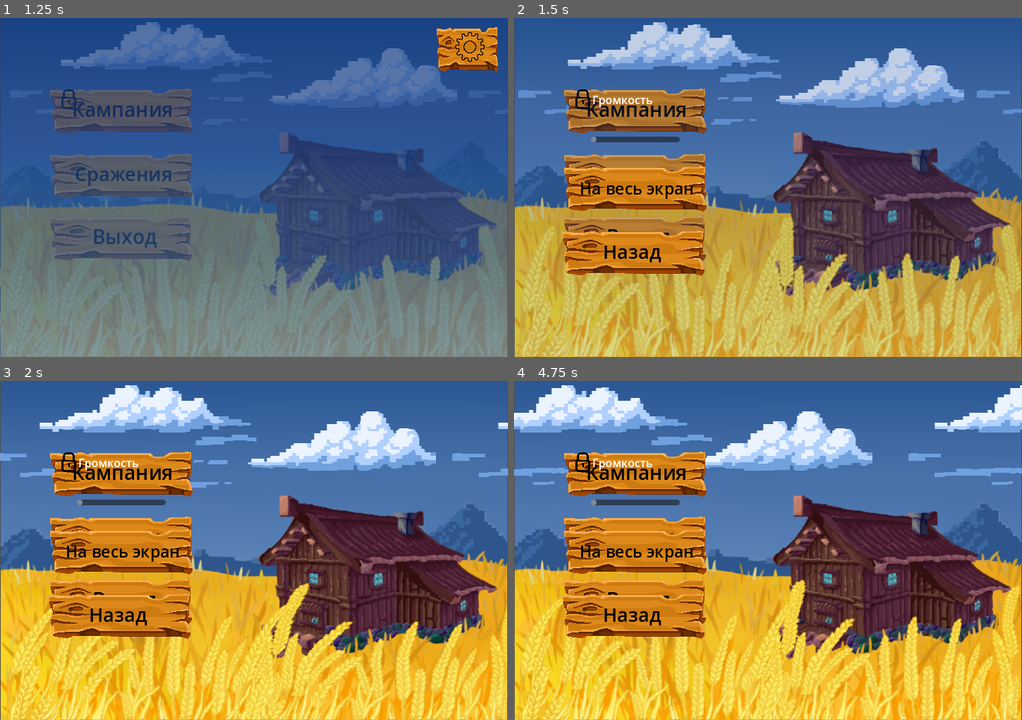
Above: before the commit, frames 1-4 (two rows, left to right).
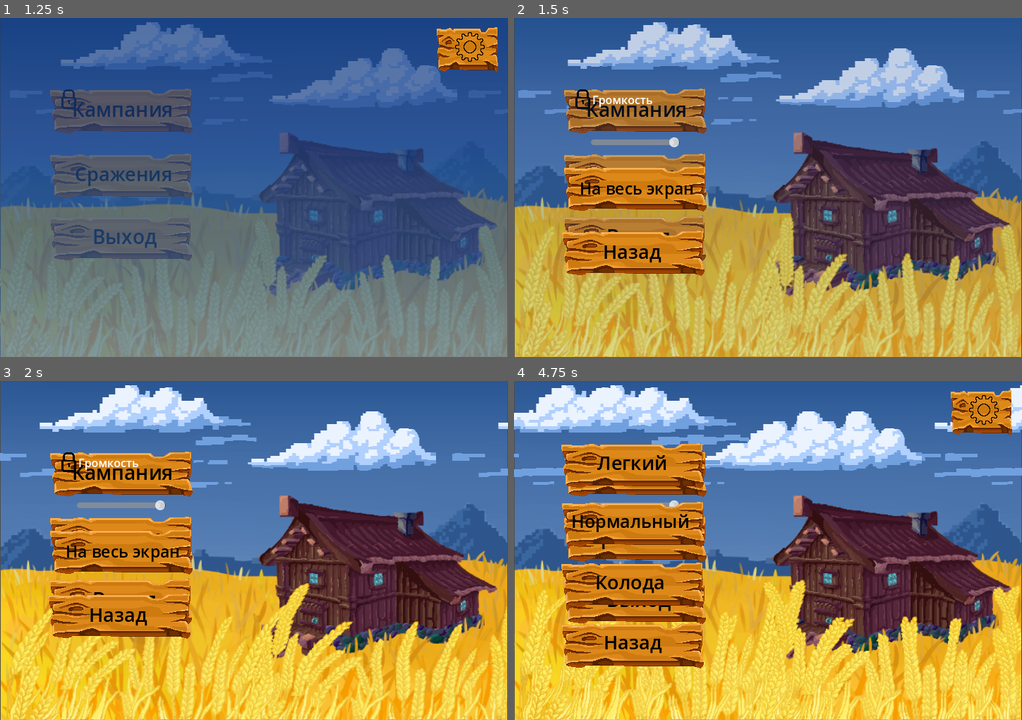
Above: after the commit, the same moments.

Repository: m-andreevskii/K-Cards
Game: Godot game, scene res://KCards/scenes/welcome_window.tscn
The game is run twice, just before and just after one commit, with the same random seed, the same clock (stepped at 60 frames per second) and the same inputs.
Inputs (mouse positions are in pixels of both pictures, inside the frame that each line leads up to):
- Up to frame 1 (1.25 s): click "Play" at 0.5 s
- Up to frame 2 (1.5 s): click (981, 48) at 1.25 s
- Up to frame 3 (2 s): no input
- Up to frame 4 (4.75 s): click "На весь экран" at 2 s; click "Назад" at 2.75 s; click "Сражения" at 3.5 s; click (635, 550) at 4.25 s, where only the run after the commit has a clickable "С компьютером"

Frame 1 is identical in both runs. In frame 2, 0.4% of the frame differs, in the area x 15-33%, y 35-39%; in frame 3, 0.4%; in frame 4, 27%, in the area x 0-100%, y 1-100%.

Commit message:
Add changing the volume of music

Diff:
--- a/KCards/scenes/menu/settings_menu.tscn
+++ b/KCards/scenes/menu/settings_menu.tscn
@@ -1,18 +1,22 @@
-[gd_scene load_steps=5 format=3 uid="uid://depxiqhix7hn2"]
+[gd_scene load_steps=6 format=3 uid="uid://depxiqhix7hn2"]
 
+[ext_resource type="Script" path="res://KCards/scenes/menu/settings_volume.gd" id="1_4tlfu"]
 [ext_resource type="Texture2D" uid="uid://dap7i3bphd2hu" path="res://KCards/images/bg_buttons_picture/unlock_button.png" id="1_8o7qf"]
 [ext_resource type="Script" path="res://KCards/scenes/menu/settings_menu.gd" id="1_kio4i"]
 [ext_resource type="Texture2D" uid="uid://kam5g042pbtj" path="res://KCards/images/bg_buttons_picture/k-temn.png" id="2_gm0nc"]
 [ext_resource type="Texture2D" uid="uid://dkqp1aemjln4s" path="res://KCards/images/bg_buttons_picture/lock_button.png" id="3_yq3fg"]
 
 [node name="settings_menu" type="Node2D"]
-script = ExtResource("1_kio4i")
 
-[node name="SoundScrollBar" type="HScrollBar" parent="."]
+[node name="SoundScrollBar" type="HSlider" parent="."]
 offset_left = 109.0
 offset_top = 168.0
 offset_right = 235.0
 offset_bottom = 176.0
+max_value = 1.0
+step = 0.001
+script = ExtResource("1_4tlfu")
+bus_name = "Master"
 
 [node name="Label" type="Label" parent="SoundScrollBar"]
 layout_mode = 0
@@ -22,7 +26,10 @@
 offset_bottom = -38.0
 text = "Громкость"
 
-[node name="FullScreenButton" type="TextureButton" parent="."]
+[node name="Buttons" type="Node2D" parent="."]
+script = ExtResource("1_kio4i")
+
+[node name="FullScreenButton" type="TextureButton" parent="Buttons"]
 offset_left = 67.0
 offset_top = 207.0
 offset_right = 277.0
@@ -31,7 +38,7 @@
 texture_pressed = ExtResource("2_gm0nc")
 texture_disabled = ExtResource("3_yq3fg")
 
-[node name="Label" type="Label" parent="FullScreenButton"]
+[node name="Label" type="Label" parent="Buttons/FullScreenButton"]
 layout_mode = 0
 offset_left = 14.0
 offset_top = 18.0
@@ -42,7 +49,7 @@
 text = "На весь экран"
 horizontal_alignment = 1
 
-[node name="BackButton" type="TextureButton" parent="."]
+[node name="BackButton" type="TextureButton" parent="Buttons"]
 offset_left = 64.0
 offset_top = 298.0
 offset_right = 274.0
@@ -51,7 +58,7 @@
 texture_pressed = ExtResource("2_gm0nc")
 texture_disabled = ExtResource("3_yq3fg")
 
-[node name="Label" type="Label" parent="BackButton"]
+[node name="Label" type="Label" parent="Buttons/BackButton"]
 layout_mode = 0
 offset_left = 36.0
 offset_top = 14.0
@@ -62,4 +69,6 @@
 text = "Назад"
 horizontal_alignment = 1
 
-[connection signal="pressed" from="FullScreenButton" to="." method="_on_fullscreen_button_pressed"]
+[connection signal="value_changed" from="SoundScrollBar" to="SoundScrollBar" method="_on_value_changed"]
+[connection signal="pressed" from="Buttons/FullScreenButton" to="Buttons" method="_on_fullscreen_button_pressed"]
+[connection signal="pressed" from="Buttons/BackButton" to="Buttons" method="_on_back_button_pressed"]
--- /dev/null
+++ b/KCards/scenes/menu/settings_volume.gd
@@ -0,0 +1,21 @@
+extends HSlider
+
+@export
+var bus_name: String
+
+var bus_index: int
+
+
+# Called when the node enters the scene tree for the first time.
+func _ready():
+	bus_index = AudioServer.get_bus_index(bus_name)
+	value_changed.connect(_on_value_changed)
+	value = db_to_linear(AudioServer.get_bus_volume_db(bus_index))
+
+
+# Called every frame. 'delta' is the elapsed time since the previous frame.
+func _process(delta):
+	pass
+
+func _on_value_changed(value: float):
+		AudioServer.set_bus_volume_db(bus_index, linear_to_db(value))
